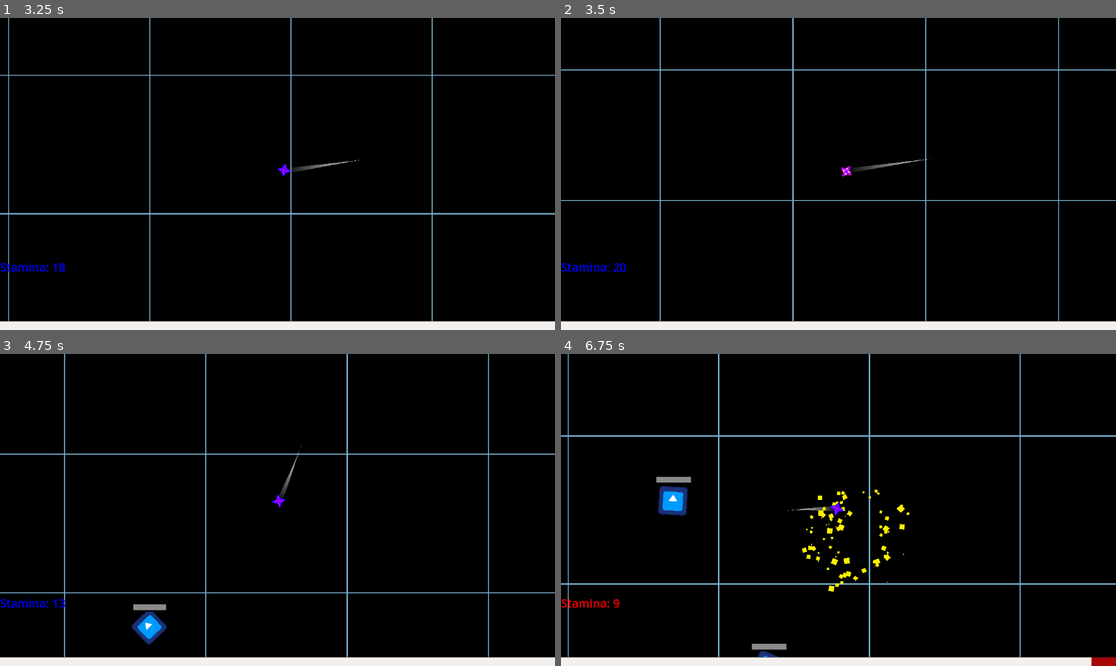
Above: before the commit, frames 1-4 (two rows, left to right).
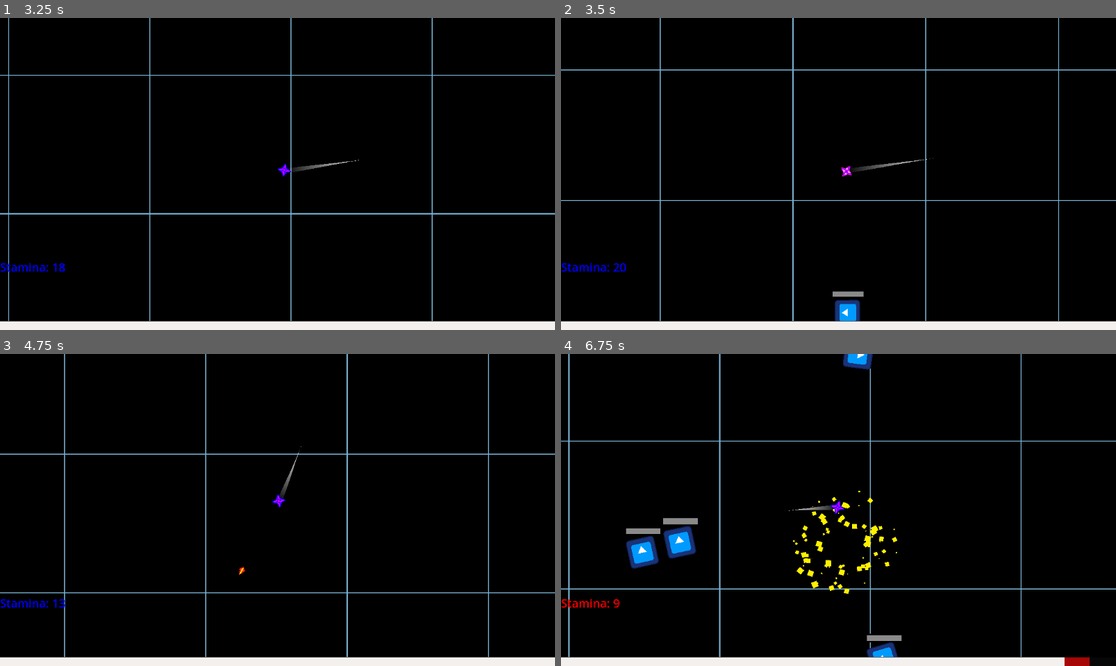
Above: after the commit, the same moments.

Repository: HazarBakir/void_blade
Game: Godot game, scene res://Scenes/main_menu.tscn
Two runs of this game, one before a commit and one after it. Both use one fixed random seed, a clock stepped at 60 frames per second and the inputs below. The engine's default icon, where the game draws it, is replaced by a stand-in: a white triangle on a blue panel in a dark square.
Inputs (mouse positions are in pixels of both pictures, inside the frame that each line leads up to):
- Up to frame 1 (3.25 s): click "Options" at 0.5 s; click "Play" at 1.25 s; move the mouse to (399, 158) at 2.02 s; press the mouse at (399, 158) at 2.03 s; move the mouse to (166, 189) at 2.77 s; release the mouse at (166, 189) at 2.78 s; click (166, 189) at 2.85 s
- Up to frame 2 (3.5 s): no input
- Up to frame 3 (4.75 s): move the mouse to (333, 441) at 3.52 s; press the mouse at (333, 441) at 3.53 s; move the mouse to (249, 572) at 4.27 s; release the mouse at (249, 572) at 4.28 s; click (249, 572) at 4.35 s
- Up to frame 4 (6.75 s): move the mouse to (1005, 556) at 5.02 s; press the mouse at (1005, 556) at 5.03 s; move the mouse to (672, 463) at 5.77 s; release the mouse at (672, 463) at 5.78 s; click (672, 463) at 5.85 s; move the mouse to (866, 510) at 6.52 s; press the mouse at (866, 510) at 6.53 s

Frame 1 is identical in both runs. In frame 2, 0.4% of the frame differs, in the area x 48-55%, y 87-98%; in frame 3, 0.6%; in frame 4, 7.4%, in the area x 0-100%, y 0-100%.

Commit message:
ready to test

Diff:
--- a/Scenes/enemy_lvl_1_ranger.tscn
+++ b/Scenes/enemy_lvl_1_ranger.tscn
@@ -1,6 +1,6 @@
 [gd_scene load_steps=12 format=3 uid="uid://wer3pvkapch2"]
 
-[ext_resource type="Script" uid="uid://cxtqkpmof6s2u" path="res://Scripts/Enemy/enemy.gd" id="1_rrurh"]
+[ext_resource type="Script" uid="uid://cxtqkpmof6s2u" path="res://Scripts/enemy/enemy.gd" id="1_rrurh"]
 [ext_resource type="PackedScene" uid="uid://bk26mij5r3bbl" path="res://scenes/Components/HealthComponent.tscn" id="2_cipht"]
 [ext_resource type="Texture2D" uid="uid://cbvrpblaxd16w" path="res://icon.svg" id="2_cvvx1"]
 [ext_resource type="PackedScene" uid="uid://c0gq8trldftv0" path="res://scenes/Components/HitboxComponent.tscn" id="3_p86u8"]
--- a/Scenes/enemy_spawner.tscn
+++ b/Scenes/enemy_spawner.tscn
@@ -1,6 +1,6 @@
 [gd_scene load_steps=2 format=3 uid="uid://dot0y6kbrri6e"]
 
-[ext_resource type="Script" uid="uid://cv4n58l3pvndp" path="res://Scripts/Enemy/enemy_spawner.gd" id="1_4l55s"]
+[ext_resource type="Script" uid="uid://cv4n58l3pvndp" path="res://Scripts/enemy/enemy_spawner.gd" id="1_4l55s"]
 
 [node name="enemy_spawner" type="Node2D"]
 script = ExtResource("1_4l55s")
--- a/Scripts/Enemy/enemy_spawner.gd
+++ b/Scripts/Enemy/enemy_spawner.gd
@@ -5,13 +5,13 @@
 @onready var player: CharacterBody2D = get_tree().get_first_node_in_group("player")
 
 const ENEMY_SCENE = preload("res://scenes/enemy_lvl_1_ranger.tscn")
-const MIN_SPAWN_TIME: float = 2.0
-const MAX_SPAWN_TIME: float = 5.0
+const MIN_SPAWN_TIME: float = 1.0
+const MAX_SPAWN_TIME: float = 2.5
 
-const SPAWN_RADIUS: float = 600.0
+const SPAWN_RADIUS: float = 700.0
 const MIN_SPAWN_DISTANCE: float = 300.0
 
-const MAX_ENEMIES: int = 5
+const MAX_ENEMIES: int = 15
 
 func _ready() -> void:
 	setup_spawn_timer()
@@ -28,7 +28,6 @@
 
 	if not can_spawn():
 		return
-
 
 	check_and_manage_enemy_count()
 
--- a/Scripts/Menus/main_menu.gd
+++ b/Scripts/Menus/main_menu.gd
@@ -5,7 +5,7 @@
 	get_tree().change_scene_to_file("res://scenes/game_scene.tscn")
 
 func _on_options_pressed() -> void:
-	pass # Replace with function body.
+	pass
 
 
 func _on_quit_pressed() -> void:
--- a/scenes/bullet.tscn
+++ b/scenes/bullet.tscn
@@ -1,6 +1,6 @@
 [gd_scene load_steps=12 format=3 uid="uid://by4phb5t6b52f"]
 
-[ext_resource type="Script" uid="uid://bxembtdwqs3e5" path="res://Scripts/Enemy/bullet.gd" id="1_oduel"]
+[ext_resource type="Script" uid="uid://bxembtdwqs3e5" path="res://Scripts/enemy/bullet.gd" id="1_oduel"]
 [ext_resource type="PackedScene" uid="uid://ccme6x75ia77x" path="res://scenes/bullet_particle.tscn" id="2_6afsh"]
 [ext_resource type="PackedScene" uid="uid://c0gq8trldftv0" path="res://scenes/Components/HitboxComponent.tscn" id="2_odot3"]
 [ext_resource type="Texture2D" uid="uid://bgg4c6xlw04r1" path="res://Sprites/All_Fire_Bullet_Pixel_16x16_01.png" id="2_ycag2"]
--- /dev/null
+++ b/scenes/explode particle.tscn
@@ -0,0 +1,23 @@
+[gd_scene load_steps=2 format=3 uid="uid://47wi8vke1avn"]
+
+[sub_resource type="ParticleProcessMaterial" id="ParticleProcessMaterial_m2nu4"]
+particle_flag_disable_z = true
+angle_min = -299.4
+angle_max = 103.2
+spread = 180.0
+initial_velocity_min = 39.43
+initial_velocity_max = 107.53
+gravity = Vector3(0, 0, 0)
+linear_accel_min = -20.43
+linear_accel_max = 47.32
+scale_max = 15.0
+color = Color(0.686275, 0.141176, 1, 1)
+
+[node name="Explode Particle" type="GPUParticles2D"]
+emitting = false
+amount = 700
+lifetime = 10.0
+one_shot = true
+speed_scale = 5.0
+explosiveness = 1.0
+process_material = SubResource("ParticleProcessMaterial_m2nu4")
Not shown, changed: export_presets.cfg
